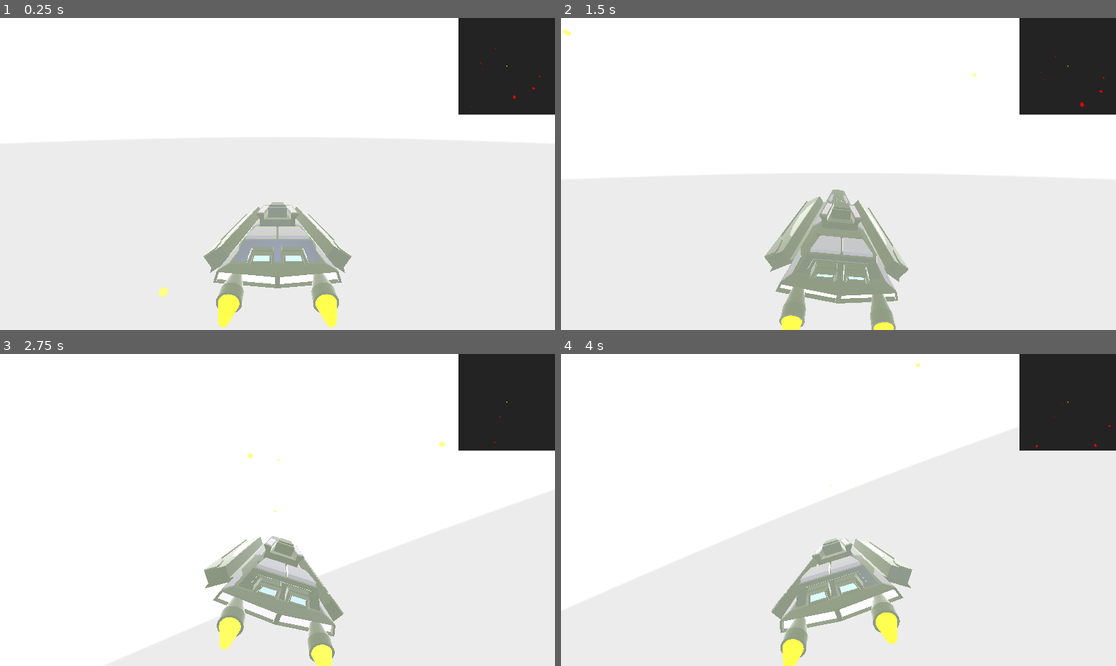
Above: before the commit, frames 1-4 (two rows, left to right).
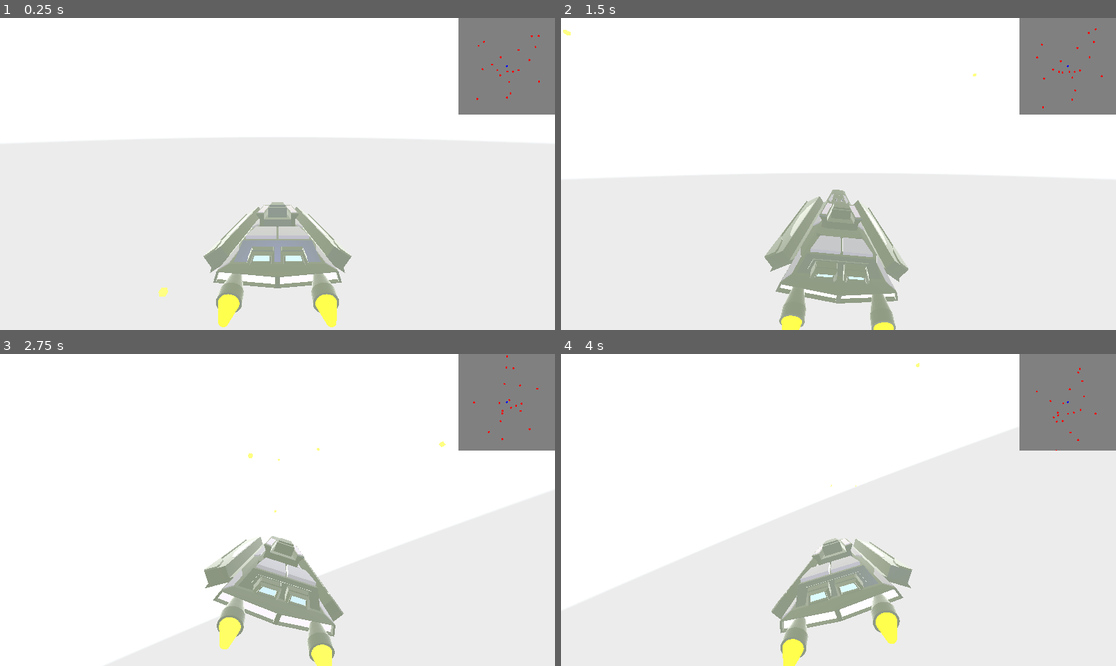
Above: after the commit, the same moments.

Repository: fixitman/g-multi
Game: Godot game, scene res://scenes/game.tscn
The game is run twice, just before and just after one commit, with the same random seed, the same clock (stepped at 60 frames per second) and the same inputs. A sky picture missing from this copy of the repository is replaced by a grey-blue gradient.
Inputs (mouse positions are in pixels of both pictures, inside the frame that each line leads up to):
- Up to frame 1 (0.25 s): no input
- Up to frame 2 (1.5 s): tap Enter at 0.5 s; move the mouse to (960, 158) at 0.52 s; hold Right (right) 0.53-1.28 s; hold Ctrl (micro) 0.53-1.28 s; click (960, 158) at 0.67 s; move the mouse to (727, 189) at 1.27 s; hold Down (down) from 1.28 s (still down); tap Space (shoot_gun) at 1.35 s
- Up to frame 3 (2.75 s): move the mouse to (333, 441) at 2.02 s; release Down (down) at 2.03 s; hold Right (right) from 2.03 s (still down); hold Tab (turbo) from 2.03 s (still down)
- Up to frame 4 (4 s): move the mouse to (810, 572) at 2.77 s; release Right (right) at 2.78 s; release Tab (turbo) at 2.78 s; hold Up (up) 2.78-3.53 s; tap Ctrl (micro) at 2.85 s; click (810, 572) at 2.92 s; move the mouse to (1005, 556) at 3.52 s; hold Left (left) from 3.53 s (still down); hold Space (shoot_gun) from 3.53 s (still down)

The runs differ from the first frame. In frame 1, 5.4% of the frame differs, in the area x 82-100%, y 0-31%; in frame 2, 5.4%; in frame 3, 5.4%, in the area x 57-100%, y 0-31%; in frame 4, 5.4%.

Commit message:
added minimap
Signed-off-by: Mike Collins <fixitman.mike@outlook.com>

Diff:
--- /dev/null
+++ b/minimap.gdshader
@@ -0,0 +1,35 @@
+shader_type canvas_item;
+const int MAX_TARGETS = 20;
+uniform vec4 bg_color: source_color = vec4(.5,.5,.5,1);
+uniform vec4 enemy_color: source_color = vec4(1,0,0,1);
+uniform vec3 point = vec3(-200,50,-20);
+uniform vec4 ship_color: source_color = vec4(0,0,1,1);
+uniform vec3[MAX_TARGETS] target_data;
+
+uniform float range = 500;
+
+vec2 convert_point(vec3 p){
+	vec2 p2 = vec2(p.x/(2.0*range)+.5,p.z/(2.0*range)+.5);
+	return p2;
+}
+
+void fragment() {
+	vec2[MAX_TARGETS] targets;
+	vec2 center = vec2(.5,.5);
+	vec2 pt = vec2(point.r/(2.0*range),point.b/(2.0*range));
+	vec2 scaled_point = center + pt ;
+
+	COLOR = bg_color;
+	if (abs(distance(center,UV)) < .01){
+		COLOR = ship_color;
+	}else{
+		for(int i=0;i<target_data.length() ;i++){
+			if(distance(UV, convert_point(target_data[i])) < .01){
+				COLOR = enemy_color;
+				break;
+			}
+
+		}
+
+	}
+}
--- /dev/null
+++ b/minimap.tscn
@@ -0,0 +1,30 @@
+[gd_scene load_steps=5 format=3 uid="uid://b174xpc07ua21"]
+
+[ext_resource type="Script" uid="uid://ctw3lihfi0rlk" path="res://scripts/minimap.gd" id="1_cvo86"]
+[ext_resource type="Shader" uid="uid://ck4qtd3vegjsg" path="res://minimap.gdshader" id="1_yfyr0"]
+
+[sub_resource type="ShaderMaterial" id="ShaderMaterial_cvo86"]
+shader = ExtResource("1_yfyr0")
+shader_parameter/bg_color = Color(0.5, 0.5, 0.5, 1)
+shader_parameter/enemy_color = Color(1, 0, 0, 1)
+shader_parameter/point = Vector3(-200, 50, -20)
+shader_parameter/ship_color = Color(0, 0, 1, 1)
+shader_parameter/target_data = PackedVector3Array(0, 0, 0, 0, 0, 0, 0, 0, 0, 0, 0, 0, 0, 0, 0, 0, 0, 0, 0, 0, 0, 0, 0, 0, 0, 0, 0, 0, 0, 0, 0, 0, 0, 0, 0, 0, 0, 0, 0, 0, 0, 0, 0, 0, 0, 0, 0, 0, 0, 0, 0, 0, 0, 0, 0, 0, 0, 0, 0, 0)
+shader_parameter/range = 4000.0
+
+[sub_resource type="CanvasTexture" id="CanvasTexture_0pgu0"]
+
+[node name="Minimap" type="Node3D"]
+script = ExtResource("1_cvo86")
+
+[node name="CanvasLayer" type="CanvasLayer" parent="."]
+
+[node name="TextureRect" type="TextureRect" parent="CanvasLayer"]
+material = SubResource("ShaderMaterial_cvo86")
+anchors_preset = 1
+anchor_left = 1.0
+anchor_right = 1.0
+offset_left = -200.0
+offset_bottom = 200.0
+grow_horizontal = 0
+texture = SubResource("CanvasTexture_0pgu0")
--- a/project.godot
+++ b/project.godot
@@ -22,6 +22,8 @@
 [global_group]
 
 spawn_points=""
+targets=""
+player=""
 
 [input]
 
--- a/scenes/box.tscn
+++ b/scenes/box.tscn
@@ -31,7 +31,7 @@
 radius = 20.0
 height = 40.0
 
-[node name="Box" type="Area3D"]
+[node name="Box" type="Area3D" groups=["targets"]]
 collision_layer = 2
 script = ExtResource("1_3inec")
 
--- a/scenes/ship.tscn
+++ b/scenes/ship.tscn
@@ -1,10 +1,10 @@
-[gd_scene load_steps=12 format=3 uid="uid://dq41chvo0vfme"]
+[gd_scene load_steps=11 format=3 uid="uid://dq41chvo0vfme"]
 
 [ext_resource type="Script" uid="uid://cwg7doc5x3yda" path="res://scripts/ship.gd" id="1_2gnfn"]
 [ext_resource type="PackedScene" uid="uid://c40r0r6y5mry3" path="res://scenes/16_destroyer.tscn" id="2_4tobq"]
 [ext_resource type="Material" uid="uid://ce0vef83874y6" path="res://resources/mat_flame.tres" id="3_4tobq"]
 [ext_resource type="PackedScene" uid="uid://jfau7eetugm8" path="res://scenes/gun.tscn" id="4_tfsc7"]
-[ext_resource type="Script" uid="uid://df4rr3tbkd6b0" path="res://scripts/radar_camera.gd" id="5_gudjc"]
+[ext_resource type="PackedScene" uid="uid://b174xpc07ua21" path="res://minimap.tscn" id="5_7j21i"]
 
 [sub_resource type="CylinderMesh" id="CylinderMesh_tfsc7"]
 top_radius = 1.25
@@ -27,11 +27,7 @@
 radius = 10.0
 height = 20.0
 
-[sub_resource type="Environment" id="Environment_gudjc"]
-background_mode = 1
-background_color = Color(0.136826, 0.136826, 0.136826, 1)
-
-[node name="ship" type="CharacterBody3D"]
+[node name="ship" type="CharacterBody3D" groups=["player"]]
 transform = Transform3D(25, 0, 0, 0, 25, 0, 0, 0, 25, 0, 0, 0)
 collision_layer = 8388608
 collision_mask = 3
@@ -75,31 +71,4 @@
 
 [node name="Gun" parent="." instance=ExtResource("4_tfsc7")]
 
-[node name="CanvasLayer" type="CanvasLayer" parent="."]
-
-[node name="SubViewportContainer" type="SubViewportContainer" parent="CanvasLayer"]
-anchors_preset = 1
-anchor_left = 1.0
-anchor_right = 1.0
-offset_left = -200.0
-offset_bottom = 200.0
-grow_horizontal = 0
-size_flags_horizontal = 4
-size_flags_vertical = 4
-stretch = true
-
-[node name="SubViewport" type="SubViewport" parent="CanvasLayer/SubViewportContainer"]
-handle_input_locally = false
-size = Vector2i(200, 200)
-render_target_update_mode = 4
-
-[node name="radar_camera" type="Camera3D" parent="CanvasLayer/SubViewportContainer/SubViewport"]
-transform = Transform3D(1, 0, 0, 0, -4.37114e-08, 1, 0, -1, -4.37114e-08, 0, 5000, 0)
-cull_mask = 1047554
-environment = SubResource("Environment_gudjc")
-current = true
-fov = 100.0
-size = 5000.0
-far = 10000.0
-script = ExtResource("5_gudjc")
-ship = NodePath("../../../..")
+[node name="Minimap" parent="." instance=ExtResource("5_7j21i")]
--- a/scripts/game.gd
+++ b/scripts/game.gd
@@ -15,7 +15,7 @@
 
 # Called when the node enters the scene tree for the first time.
 func _ready():
-	for i in range(1,targets):
+	for i in range(0,targets):
 		var b = BOX.instantiate()
 		var x = randi() % 6000 -3000
 		var y = randi() % 6000 - 3000
--- /dev/null
+++ b/scripts/minimap.gd
@@ -0,0 +1,23 @@
+extends Node3D
+
+var targets: PackedVector3Array
+var player
+
+# Called when the node enters the scene tree for the first time.
+func _ready():
+	player = get_tree().get_nodes_in_group("player")[0]
+	pass # Replace with function body.
+
+
+# Called every frame. 'delta' is the elapsed time since the previous frame.
+func _physics_process(delta):
+	targets.clear()
+	for target in get_tree().get_nodes_in_group("targets"):
+
+		targets.append(player.to_local(target.global_position))
+
+
+	for i in range(0,20 - targets.size()-1):
+		targets[i] = Vector3.ZERO
+
+	$CanvasLayer/TextureRect.material.set_shader_parameter("target_data",targets)
Not shown, added: minimap.gdshader.uid
Not shown, added: scripts/minimap.gd.uid
